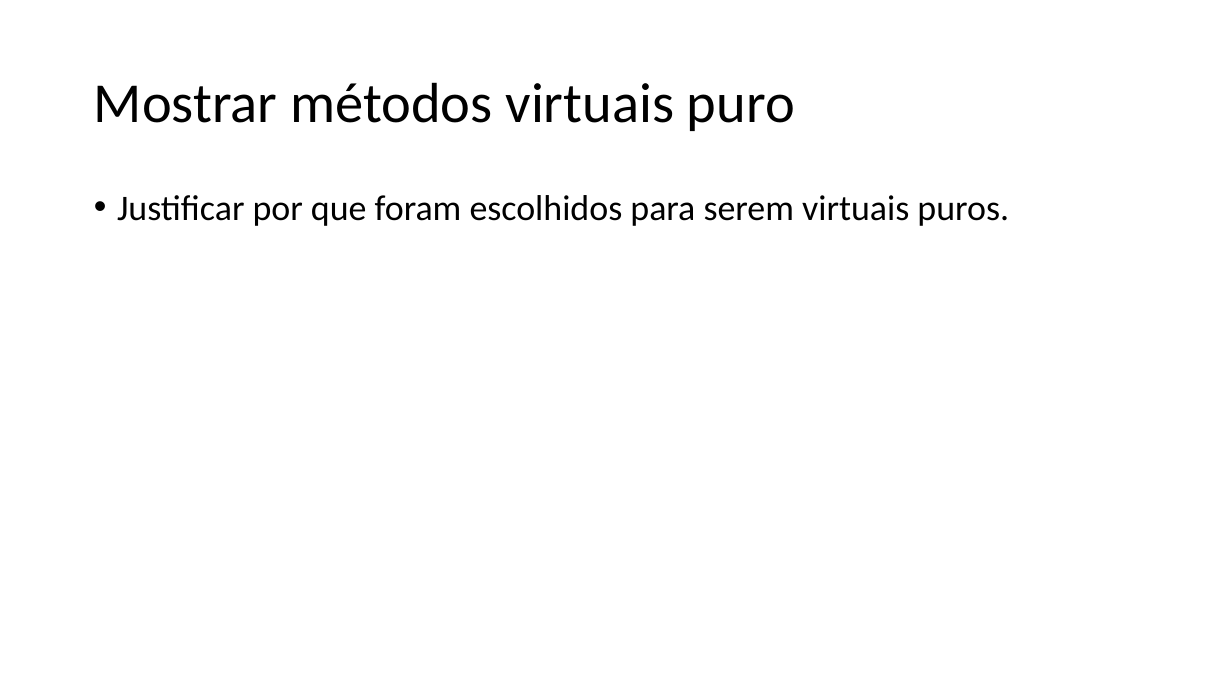
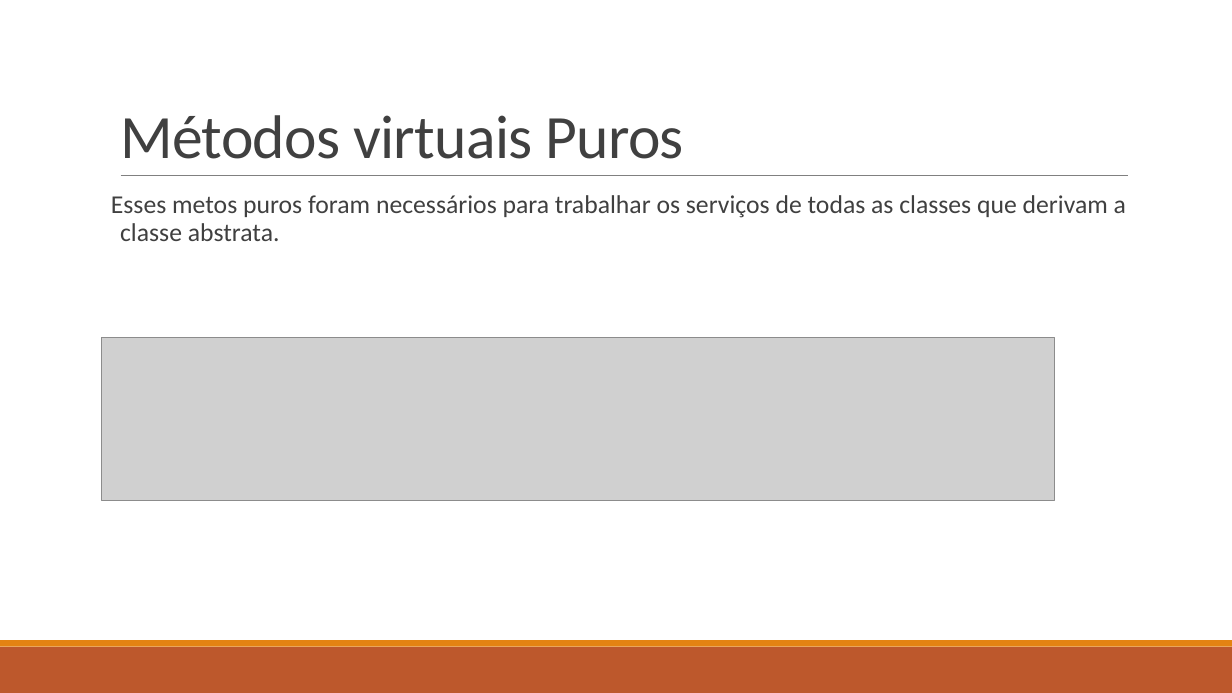
Before and after one commit to R-ronivaldo/LeitorDigital-Polimorfismo-, a slide deck: slide 5 of Requisitos Polimorfismo (1).pptx. Drawn at 1232x693 pixels with LibreOffice and Linux fonts; fonts in the diff are those of the drawing; grey boxes stand for pictures. Boxes give left, top, right and bottom in pixels: in the first picture for what was removed or moved away, otherwise in the second. Text is boxed around its words. In the diff, an @@ line names an element or a change of style, - is before the commit and + after.

```diff
--- a/Requisitos Polimorfismo (1).pptx
+++ b/Requisitos Polimorfismo (1).pptx
@@ title "Métodos virtuais Puros" at bbox=[120, 115, 684, 159]: vertical alignment middle to bottom @@
@@ title at bbox=[120, 115, 684, 159]: text changed; size 44 to 48 pt; text colour #000000 to #404040 @@
-Mostrar métodos virtuais puro
+Métodos virtuais Puros
@@ line added from (121, 176) to (1128, 176), #808080 0.5 pt @@
@@ text at bbox=[111, 195, 1126, 241]: text changed; size 28 to 20 pt; text colour #000000 to #404040 @@
-• Justificar por que foram escolhidos para serem virtuais puros.
+Esses metos puros foram necessários para trabalhar os serviços de todas as classes que derivam a classe abstrata.
@@ picture added at bbox=[101, 338, 1055, 501] @@
@@ rectangle added at bbox=[0, 647, 1232, 693], fill #BD582C @@
@@ rectangle added at bbox=[0, 640, 1232, 647], fill #E48312 @@
```
Also in this commit, not shown: 5 other slides changed, 10 slides added, 10 slides removed, 21 other files.
